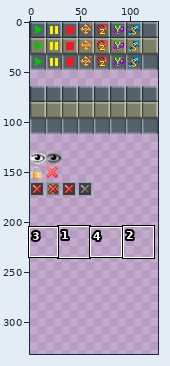
File history of a sprite sheet, output/data/gui/imagesets/EditorToolbar.png. The picture above shows the old version from afar; the outline marks the close-up.
Close-up. Before:
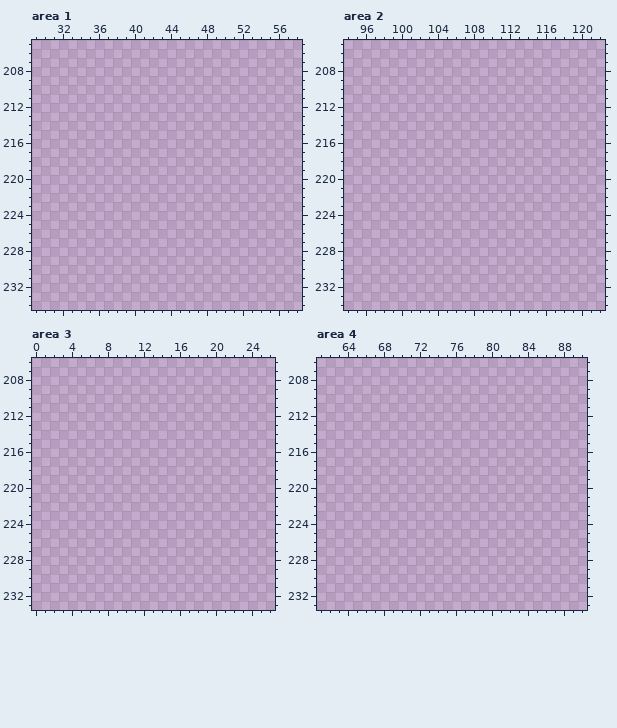
The file is 128x256 pixels. Pixels under 10% opacity are left out. Colours within 5 levels of each other are drawn and written as one. Shown: area 1: x 29..58, y 205..234; area 2: x 94..122, y 205..234; area 3: x 0..26, y 206..233; area 4: x 61..90, y 206..233. The old version is drawn lined up with the new one, on the new canvas. The wide view leaves out empty margins. The commit also changed other parts of the picture, which this record leaves out.
The same view after the edit:
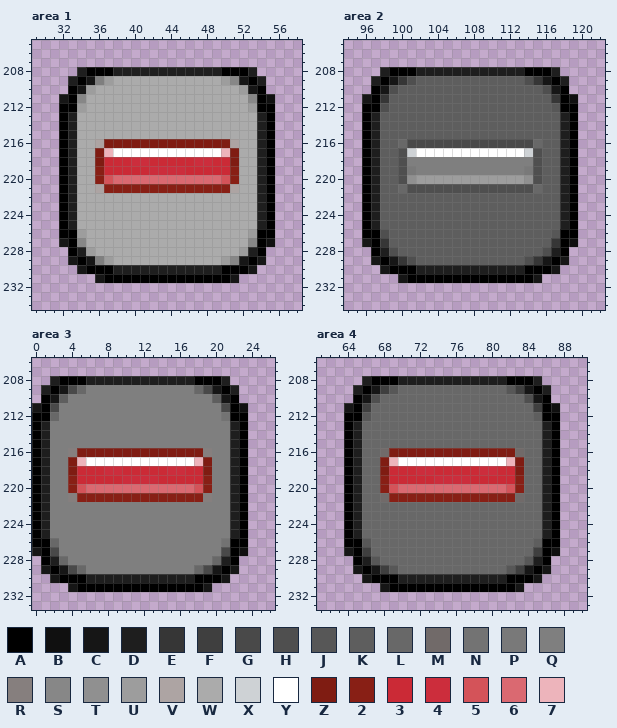
Palette (. is transparent): A #000000  B #101010  C #161616  D #1e1e1e  E #363636  F #3f3f3f  G #494949  H #4f4f4f  J #575757  K #5e5e5e  L #686868  M #716a69  N #737373  P #797979  Q #7f7f7f  R #867f7e  S #878787  T #909090  U #9d9d9d  V #ada4a3  W #ababab  X #ced2d5  Y #ffffff  Z #7f1c12  2 #881f15  3 #cb2a36  4 #cc2d3c  5 #d45359  6 #da6971  7 #edb4bb
The edit:
canvas 128x256 -> 128x384
Changed rows in their new state; - is an unchanged pixel.
Area 1:
first column x 32:
208 --DAAADDDDDDDDDDDDAAAD--
209 -DACQUWWWWWWWWWWWWUSCAD-
210 -ACUWWWWWWWWWWWWWWWWUCA-
211 CASWWWWWWWWWWWWWWWWWWSAB
212 AAUWWWWWWWWWWWWWWWWWWUAA
213 ADWWWWWWWWWWWWWWWWWWWWDA
214 ADWWWWWWWWWWWWWWWWWWWWDA
215 ADWWWWWWWWWWWWWWWWWWWWDA
216 ADWWVZZZZZZZZZZZZZZVWWDA
217 ADWWZ7YYYYYYYYYYYY7ZWWDA
218 ADWWZ33344333334433ZWWDA
219 ADWW2333334444333332WWDA
220 ADWW2566666666666652WWDA
221 ADWWV22222222222222VWWDA
222 ADWWWWWWWWWWWWWWWWWWWWDA
223 ADWWWWWWWWWWWWWWWWWWWWDA
224 ADWWWWWWWWWWWWWWWWWWWWDA
225 ADWWWWWWWWWWWWWWWWWWWWDA
226 AAUWWWWWWWWWWWWWWWWWWUAA
227 CASWWWWWWWWWWWWWWWWWWSAB
228 -ADUWWWWWWWWWWWWWWWWUDA-
229 -CACQUWWWWWWWWWWWWUSCAC-
230 --CAAADDDDDDDDDDDDAAAC--
231 ----CAAAAAAAAAAAAAAC----
Area 2:
first column x 96:
208 --DAAADDDDDDDDDDDDAAAD--
209 -DACEHKKKKKKKKKKKKHECAD-
210 -ACHKKKKKKKKKKKKKKKKHCA-
211 CAEKKKKKKKKKKKKKKKKKKEAB
212 AAHKKKKKKKKKKKKKKKKKKJAA
213 ADKKKKKKKKKKKKKKKKKKKKDA
214 ADKKKKKKKKKKKKKKKKKKKKDA
215 ADKKKKKKKKKKKKKKKKKKKKDA
216 ADKKLGGGGGGGGGGGGGGLKKDA
217 ADKKHXYYYYYYYYYYYYXHKKDA
218 ADKKHQQQQQQQQQQQQQQHKKDA
219 ADKKHPQQQQQQQQQQQQPHKKDA
220 ADKKHTUUUUUUUUUUUUTHKKDA
221 ADKKLHHHHHHHHHHHHHHLKKDA
222 ADKKKKKKKKKKKKKKKKKKKKDA
223 ADKKKKKKKKKKKKKKKKKKKKDA
224 ADKKKKKKKKKKKKKKKKKKKKDA
225 ADKKKKKKKKKKKKKKKKKKKKDA
226 AAHKKKKKKKKKKKKKKKKKKJAA
227 CAEKKKKKKKKKKKKKKKKKKEAB
228 -ADHKKKKKKKKKKKKKKKKHDA-
229 -CACEHKKKKKKKKKKKKHECAC-
230 --CAAADDDDDDDDDDDDAAAC--
231 ----CAAAAAAAAAAAAAAC----
Area 3:
first column x 0:
208 --DAAADDDDDDDDDDDDAAAD--
209 -DACGLQQQQQQQQQQQQLGCAD-
210 -ACKQQQQQQQQQQQQQQQQKCA-
211 CAGQQQQQQQQQQQQQQQQQQGAB
212 AALQQQQQQQQQQQQQQQQQQNAA
213 ADQQQQQQQQQQQQQQQQQQQQDA
214 ADQQQQQQQQQQQQQQQQQQQQDA
215 ADQQQQQQQQQQQQQQQQQQQQDA
216 ADQQRZZZZZZZZZZZZZZRQQDA
217 ADQQZ7YYYYYYYYYYYY7ZQQDA
218 ADQQZ33344333334433ZQQDA
219 ADQQ2333334444333332QQDA
220 ADQQ2566666666666652QQDA
221 ADQQR22222222222222RQQDA
222 ADQQQQQQQQQQQQQQQQQQQQDA
223 ADQQQQQQQQQQQQQQQQQQQQDA
224 ADQQQQQQQQQQQQQQQQQQQQDA
225 ADQQQQQQQQQQQQQQQQQQQQDA
226 AALQQQQQQQQQQQQQQQQQQNAA
227 CAGQQQQQQQQQQQQQQQQQQGAB
228 -ADLQQQQQQQQQQQQQQQQLDA-
229 -CACGLQQQQQQQQQQQQLGCAC-
230 --CAAADDDDDDDDDDDDAAAC--
231 ----CAAAAAAAAAAAAAAC----
Area 4:
first column x 64:
208 --DAAADDDDDDDDDDDDAAAD--
209 -DACFJLLLLLLLLLLLLJFCAD-
210 -ACHLLLLLLLLLLLLLLLLHCA-
211 CAFLLLLLLLLLLLLLLLLLLFAB
212 AAJLLLLLLLLLLLLLLLLLLKAA
213 ADLLLLLLLLLLLLLLLLLLLLDA
214 ADLLLLLLLLLLLLLLLLLLLLDA
215 ADLLLLLLLLLLLLLLLLLLLLDA
216 ADLLMZZZZZZZZZZZZZZMLLDA
217 ADLLZ7YYYYYYYYYYYY7ZLLDA
218 ADLLZ33344333334433ZLLDA
219 ADLL2333334444333332LLDA
220 ADLL2566666666666652LLDA
221 ADLLM22222222222222MLLDA
222 ADLLLLLLLLLLLLLLLLLLLLDA
223 ADLLLLLLLLLLLLLLLLLLLLDA
224 ADLLLLLLLLLLLLLLLLLLLLDA
225 ADLLLLLLLLLLLLLLLLLLLLDA
226 AAJLLLLLLLLLLLLLLLLLLKAA
227 CAFLLLLLLLLLLLLLLLLLLFAB
228 -ADJLLLLLLLLLLLLLLLLJDA-
229 -CACFJLLLLLLLLLLLLJFCAC-
230 --CAAADDDDDDDDDDDDAAAC--
231 ----CAAAAAAAAAAAAAAC----
Changed places in both close-ups, as pixel boxes (x1, y1, x2, y2):
added: (59, 67, 275, 283)
added: (362, 67, 578, 283)
added: (32, 376, 248, 592)
added: (344, 376, 560, 592)
